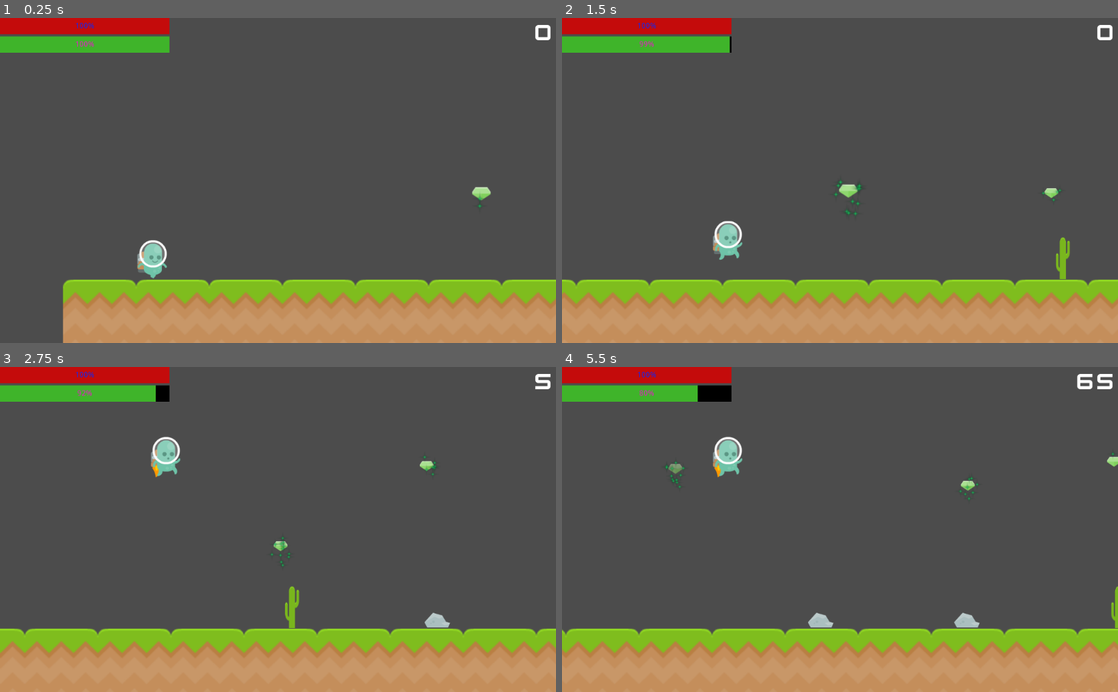
Above: before the commit, frames 1-4 (two rows, left to right).
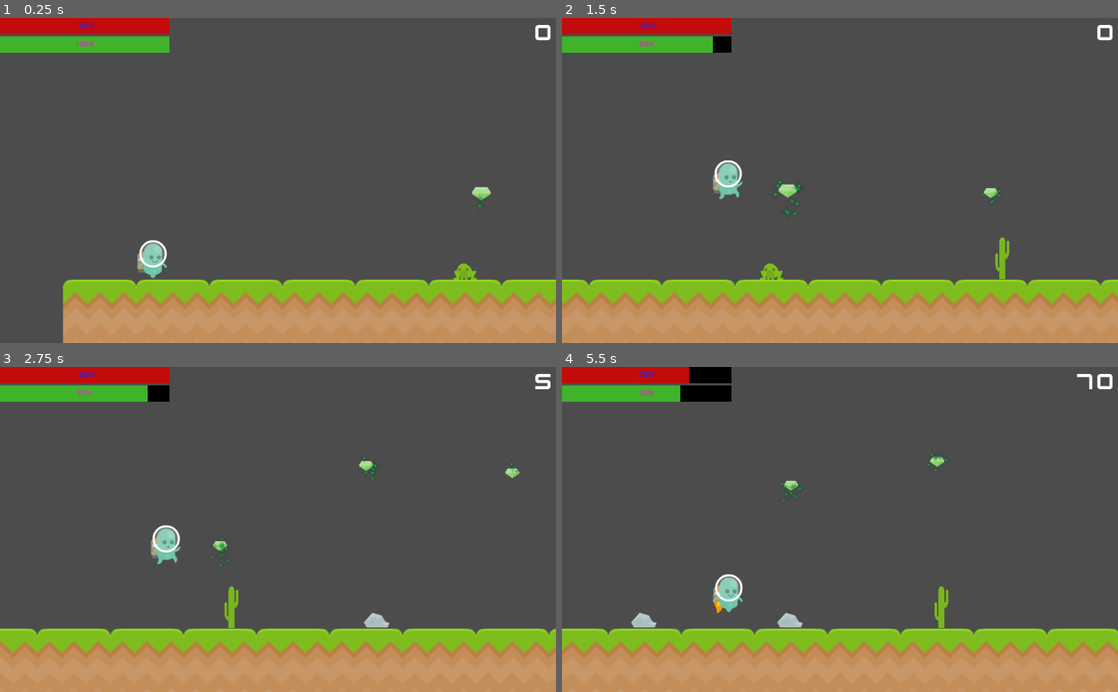
Above: after the commit, the same moments.

Repository: MarianoRamborger/Small
Game: Godot game, scene res://Scenes/Main.tscn
Same seed, same stepped clock (60 frames per second), same inputs: the game is played once before the commit and once after it.
Inputs:
- Up to frame 1 (0.25 s): no input
- Up to frame 2 (1.5 s): hold Keypad 0 (Jump) 0.53-1.28 s; hold D (Right, bound only after the commit) from 0.53 s (still down); tap Keypad 0 (Jump) at 1.35 s
- Up to frame 3 (2.75 s): tap Keypad 0 (Jump) at 1.52, 1.82 s; release D (Right, bound only after the commit) at 2.03 s; hold Keypad 0 (Jump) from 2.03 s (still down)
- Up to frame 4 (5.5 s): release Keypad 0 (Jump) at 2.78 s; hold D (Right, bound only after the commit) 2.78-4.28 s; tap Keypad 0 (Jump) at 2.85, 3.02, 3.32, 4.35, 4.52, 4.82 s; hold Keypad 0 (Jump) 3.53-4.28 s; hold D (Right, bound only after the commit) from 5.03 s (still down); hold Keypad 0 (Jump) from 5.03 s (still down)

The runs differ from the first frame. In frame 1, 0.2% of the frame differs, in the area x 81-86%, y 75-81%; in frame 2, 4.8%; in frame 3, 4.8%; in frame 4, 5.2%, in the area x 0-100%, y 0-89%.

Commit message:
rudimentary frog

Diff:
--- a/Prefabs/Enemies/Hazards/Cactus/Cactus.tscn
+++ b/Prefabs/Enemies/Hazards/Cactus/Cactus.tscn
@@ -7,6 +7,7 @@
 extents = Vector2( 14.2857, 480.714 )
 
 [node name="Area2D" instance=ExtResource( 2 )]
+collision_layer = 0
 points = 35
 
 [node name="Sprite" parent="." index="1"]
--- a/Prefabs/Enemies/Hazards/Rock/Rock.tscn
+++ b/Prefabs/Enemies/Hazards/Rock/Rock.tscn
@@ -17,7 +17,6 @@
 [node name="CollisionShape2D" type="CollisionShape2D" parent="."]
 visible = false
 position = Vector2( -8.51495e-07, 14.1429 )
-scale = Vector2( 1, 1 )
 shape = SubResource( 2 )
 disabled = true
 
@@ -25,11 +24,9 @@
 texture = ExtResource( 1 )
 
 [node name="CollisionPolygon2D" type="CollisionPolygon2D" parent="."]
-scale = Vector2( 1, 1 )
 polygon = PoolVector2Array( 31.4286, 34.2857, 34.2857, 22.8571, 34.2857, 20, 25.7143, 20, 14.2857, 2.85714, -11.4286, -5.71429, -34.2857, 20, -25.7143, 34.2857 )
 
 [node name="PointsArea" type="Area2D" parent="."]
-scale = Vector2( 1, 1 )
 
 [node name="CollisionShape2D" type="CollisionShape2D" parent="PointsArea"]
 position = Vector2( 51.4286, -445 )
--- /dev/null
+++ b/Prefabs/Enemies/Mobs/Frog/Frog.gd
@@ -0,0 +1,48 @@
+extends Node2D
+
+export var SPEED = 300
+export var jump_height = -300
+export var GRAVITY = 20
+const UP = Vector2(0,-1)
+var motion = Vector2(-SPEED,0)
+var attacking = false
+
+func _on_AttackTimer_timeout():
+	print("ATTACK")
+	$AttackBody/CollisionPolygon2D.disabled = false
+	$AttackBody/AttackBox.monitoring = true
+#	$AttackBody/DieBox.monitoring = true
+	$AttackBody/AnimatedSprite.play("leap")
+	attacking = true
+	position.y -= 50
+	motion.y = jump_height
+
+
+func _physics_process(delta):
+	if (attacking):
+		$AttackBody.move_and_slide(motion, UP)
+	apply_gravity()
+
+
+func apply_gravity():
+		if not $AttackBody.is_on_floor():
+			motion.y += GRAVITY
+		elif attacking:
+			motion.y = GRAVITY
+			$AttackBody/AnimatedSprite.play("default")
+			$AttackTimer.start()
+			attacking = false
+			$AttackBody/CollisionPolygon2D.disabled = true
+			$AttackBody/AttackBox.monitoring = false
+#			$AttackBody/DieBox.monitoring = false
+
+
+
+
+func _on_AttackBox_area_entered(area):
+	if area.name == "Player_Hitbox":
+		area.hurt(40)
+
+
+func _on_DieBox_area_entered(area):
+	pass
--- /dev/null
+++ b/Prefabs/Enemies/Mobs/Frog/Frog.tscn
@@ -0,0 +1,54 @@
+[gd_scene load_steps=5 format=2]
+
+[ext_resource path="res://Prefabs/Enemies/Mobs/Frog/frog_leap.png" type="Texture" id=1]
+[ext_resource path="res://Prefabs/Enemies/Mobs/Frog/frog.png" type="Texture" id=2]
+[ext_resource path="res://Prefabs/Enemies/Mobs/Frog/Frog.gd" type="Script" id=3]
+
+[sub_resource type="SpriteFrames" id=1]
+animations = [ {
+"frames": [ ExtResource( 2 ) ],
+"loop": true,
+"name": "default",
+"speed": 5.0
+}, {
+"frames": [ ExtResource( 1 ) ],
+"loop": true,
+"name": "leap",
+"speed": 5.0
+} ]
+
+[node name="Node2D" type="Node2D"]
+script = ExtResource( 3 )
+
+[node name="AttackBody" type="KinematicBody2D" parent="."]
+collision_layer = 0
+collision_mask = 20
+
+[node name="CollisionPolygon2D" type="CollisionPolygon2D" parent="AttackBody"]
+visible = false
+polygon = PoolVector2Array( 2, 5, 5, 3, 12, 9, 14, 20, 29, 20, 10, -1, 10, -12, -9, -25, -17, -25, -25, -19, -28, -11, -28, -2, -26, 0, -29, 5, -28, 7, -25, 7, -22, 3, -18, 6, -21, 9, -29, 17, -28, 20, -14, 20, -13, 7, -11, 19, -6, 19, 5, 19 )
+disabled = true
+
+[node name="AnimatedSprite" type="AnimatedSprite" parent="AttackBody"]
+frames = SubResource( 1 )
+playing = true
+
+[node name="AttackBox" type="Area2D" parent="AttackBody"]
+monitoring = false
+
+[node name="CollisionPolygon2D" type="CollisionPolygon2D" parent="AttackBody/AttackBox"]
+polygon = PoolVector2Array( -29, -14, -32, -6, -29, 2, -32, 8, -27, 11, -22, 8, -22, 14, -16, 14, -11, 10, 3, 13, 5, 27, 12, 29, 16, 22, 23, 26, 31, 23, 30, 17, 13, -2, 12, -6 )
+
+[node name="DieBox" type="Area2D" parent="AttackBody"]
+
+[node name="CollisionPolygon2D" type="CollisionPolygon2D" parent="AttackBody/DieBox"]
+polygon = PoolVector2Array( -29, -15, 12, -7, 12, -10, 10, -14, 5, -18, 3, -19, 2, -19, -8, -27, -16, -27, -21, -25, -25, -22 )
+
+[node name="AttackTimer" type="Timer" parent="."]
+wait_time = 2.0
+one_shot = true
+autostart = true
+
+[connection signal="area_entered" from="AttackBody/AttackBox" to="." method="_on_AttackBox_area_entered"]
+[connection signal="area_entered" from="AttackBody/DieBox" to="." method="_on_DieBox_area_entered"]
+[connection signal="timeout" from="AttackTimer" to="." method="_on_AttackTimer_timeout"]
--- a/Prefabs/Player/Player.tscn
+++ b/Prefabs/Player/Player.tscn
@@ -15,6 +15,7 @@
 [ext_resource path="res://Prefabs/Player/Sprites/jetpack/torch.png" type="Texture" id=13]
 [ext_resource path="res://Prefabs/Player/Sprites/jetpack/tochLit2.png" type="Texture" id=14]
 [ext_resource path="res://Prefabs/Player/Sprites/jetpack/tochLit.png" type="Texture" id=15]
+[ext_resource path="res://Prefabs/Player/Sprites/p1_hurt.png" type="Texture" id=16]
 
 [sub_resource type="SpriteFrames" id=1]
 animations = [ {
@@ -28,6 +29,11 @@
 "name": "jump",
 "speed": 5.0
 }, {
+"frames": [ ExtResource( 16 ) ],
+"loop": true,
+"name": "hurt",
+"speed": 5.0
+}, {
 "frames": [ ExtResource( 2 ), ExtResource( 7 ), ExtResource( 8 ), ExtResource( 3 ), ExtResource( 6 ), ExtResource( 9 ), ExtResource( 4 ), ExtResource( 5 ) ],
 "loop": true,
 "name": "run",
@@ -36,16 +42,94 @@
 
 [sub_resource type="SpriteFrames" id=4]
 animations = [ {
+"frames": [ ExtResource( 13 ) ],
+"loop": true,
+"name": "off",
+"speed": 5.0
+}, {
 "frames": [ ExtResource( 15 ), ExtResource( 14 ) ],
 "loop": true,
 "name": "on",
 "speed": 10.0
-}, {
-"frames": [ ExtResource( 13 ) ],
-"loop": true,
-"name": "off",
-"speed": 5.0
 } ]
+
+[sub_resource type="Animation" id=5]
+resource_name = "default"
+
+[sub_resource type="Animation" id=6]
+resource_name = "jetpack_boost"
+length = 0.5
+step = 0.25
+tracks/0/type = "value"
+tracks/0/path = NodePath("AnimatedSprite/Jetpack:rotation_degrees")
+tracks/0/interp = 1
+tracks/0/loop_wrap = true
+tracks/0/imported = false
+tracks/0/enabled = true
+tracks/0/keys = {
+"times": PoolRealArray( 0, 0.25, 0.5 ),
+"transitions": PoolRealArray( 1, 1, 1 ),
+"update": 0,
+"values": [ 25.0, 12.5, 0.0 ]
+}
+tracks/1/type = "value"
+tracks/1/path = NodePath("AnimatedSprite/Jetpack:animation")
+tracks/1/interp = 1
+tracks/1/loop_wrap = true
+tracks/1/imported = false
+tracks/1/enabled = true
+tracks/1/keys = {
+"times": PoolRealArray( 0, 0.25 ),
+"transitions": PoolRealArray( 1, 1 ),
+"update": 1,
+"values": [ "on", "on" ]
+}
+tracks/2/type = "method"
+tracks/2/path = NodePath(".")
+tracks/2/interp = 1
+tracks/2/loop_wrap = true
+tracks/2/imported = false
+tracks/2/enabled = true
+tracks/2/keys = {
+"times": PoolRealArray( 0.5 ),
+"transitions": PoolRealArray( 1 ),
+"values": [ {
+"args": [  ],
+"method": "end_jetpack_boost"
+} ]
+}
+
+[sub_resource type="Animation" id=7]
+resource_name = "default"
+tracks/0/type = "value"
+tracks/0/path = NodePath(".:visible")
+tracks/0/interp = 1
+tracks/0/loop_wrap = true
+tracks/0/imported = false
+tracks/0/enabled = true
+tracks/0/keys = {
+"times": PoolRealArray( 0 ),
+"transitions": PoolRealArray( 1 ),
+"update": 1,
+"values": [ true ]
+}
+
+[sub_resource type="Animation" id=8]
+resource_name = "invincible"
+length = 1.3
+step = 0.3
+tracks/0/type = "value"
+tracks/0/path = NodePath(".:self_modulate")
+tracks/0/interp = 1
+tracks/0/loop_wrap = true
+tracks/0/imported = false
+tracks/0/enabled = true
+tracks/0/keys = {
+"times": PoolRealArray( 0, 0.3, 0.6, 0.9, 1.2, 1.201 ),
+"transitions": PoolRealArray( 1e-05, 6.54158e-05, 0.000191549, 0.00296039, 1, 1 ),
+"update": 0,
+"values": [ Color( 1, 1, 1, 1 ), Color( 1, 1, 1, 0.482353 ), Color( 1, 1, 1, 1 ), Color( 1, 1, 1, 0.482353 ), Color( 1, 1, 1, 1 ), Color( 1, 1, 1, 1 ) ]
+}
 
 [sub_resource type="CapsuleShape2D" id=2]
 radius = 42.0
@@ -60,7 +144,6 @@
 
 [node name="AnimatedSprite" type="AnimatedSprite" parent="."]
 frames = SubResource( 1 )
-animation = "jump"
 playing = true
 
 [node name="Jetpack" type="AnimatedSprite" parent="AnimatedSprite"]
@@ -70,6 +153,16 @@
 animation = "off"
 playing = true
 flip_v = true
+
+[node name="JetpackAnimation" type="AnimationPlayer" parent="AnimatedSprite/Jetpack"]
+root_node = NodePath("../../..")
+autoplay = "default"
+anims/default = SubResource( 5 )
+anims/jetpack_boost = SubResource( 6 )
+
+[node name="PlayerAnimation" type="AnimationPlayer" parent="AnimatedSprite"]
+anims/default = SubResource( 7 )
+anims/invincible = SubResource( 8 )
 
 [node name="CollisionShape2D" type="CollisionShape2D" parent="."]
 visible = false
@@ -86,8 +179,13 @@
 drag_margin_top = 1.0
 
 [node name="Player_Hitbox" type="Area2D" parent="."]
+collision_mask = 6
 script = ExtResource( 12 )
 
 [node name="CollisionShape2D" type="CollisionShape2D" parent="Player_Hitbox"]
 visible = false
 shape = SubResource( 3 )
+
+[node name="InvincibilityTimer" type="Timer" parent="Player_Hitbox"]
+
+[connection signal="timeout" from="Player_Hitbox/InvincibilityTimer" to="Player_Hitbox" method="_on_InvincibilityTimer_timeout"]
--- a/Prefabs/Player/PlayerBody.gd
+++ b/Prefabs/Player/PlayerBody.gd
@@ -5,6 +5,7 @@
 const WORLD_LIMIT = 10000 #BAJAR
 const UP = Vector2(0,-1)
 var motion = Vector2(SPEED,0)
+var hurting = false
 
 
 export var hp = 100
@@ -15,19 +16,21 @@
 export var jetpack_stamina = 500
 export var max_jetpack_stamina = 500
 var falling =  false
-var canJump = false
 var jumping = false
+var jetpack_boost_speed = 0
+var boosting = false
 
 func _ready():
 	$AnimatedSprite.play('default')
 
 
 func _physics_process(delta):
-	motion.x = SPEED
+	motion.x = SPEED + jetpack_boost_speed
 	apply_gravity()
 	handle_movement()
 	jump()
 	animate()
+	set_jetpack_boost()
 	move_and_slide(motion, UP)
 	on_floor_collision()
 	get_tree().call_group("Game_UI", "update_ui", hp, jetpack_stamina)
@@ -36,7 +39,6 @@
 
 
 func apply_gravity():
-#	if !jumping:
 		if !is_on_floor():
 			motion.y += GRAVITY
 		else:
@@ -44,7 +46,9 @@
 
 
 func animate():
-	if is_on_floor():
+	if hurting:
+		$AnimatedSprite.play('hurt')
+	elif is_on_floor():
 		$AnimatedSprite.play('run')
 
 func handle_movement():
@@ -62,23 +66,49 @@
 
 #Jump gradual, mario-like
 func jump():
-	if Input.is_action_just_released("Jump"):
-		falling = true
-		jump_stamina = 0
-		$AnimatedSprite/Jetpack.play('off')
+	if !boosting:
+		if Input.is_action_just_released("Jump"):
+			falling = true
+			jump_stamina = 0
+			$AnimatedSprite/Jetpack.play('off')
 
-	elif Input.is_action_pressed("Jump") and jump_stamina > 0:
-		position.y -= 5
-		motion.y -= 150
-		jump_stamina -= 25
-		jumping = true
-		$AnimatedSprite.play('jump')
+		elif Input.is_action_pressed("Jump") and jump_stamina > 0:
+			position.y -= 5
+			motion.y -= 150
+			jump_stamina -= 25
+			jumping = true
+			$AnimatedSprite.play('jump')
 
 
-	elif Input.is_action_pressed("Jump") and jetpack_stamina > 0 and falling:
-		position.y -= 5
-		motion.y -=  21
-		jetpack_stamina -= 1
-		jumping = true
-		$AnimatedSprite.play('jump')
-		$AnimatedSprite/Jetpack.play('on')
+		elif Input.is_action_pressed("Jump") and jetpack_stamina > 0 and falling:
+			position.y -= 5
+			motion.y -=  21
+			update_jetpack_stamina(-1)
+			jumping = true
+			$AnimatedSprite.play('jump')
+			$AnimatedSprite/Jetpack.play('on')
+
+
+
+func update_jetpack_stamina(change):
+	var newStamina = jetpack_stamina + change
+	if newStamina <= 0:
+		newStamina = 0
+	elif newStamina >= max_jetpack_stamina:
+		newStamina = max_jetpack_stamina
+	jetpack_stamina = newStamina
+
+
+func set_jetpack_boost():
+	if Input.is_action_just_pressed("Right") and jetpack_stamina >= 25:
+			update_jetpack_stamina(-50)
+			boosting = true
+			$AnimatedSprite/Jetpack/JetpackAnimation.play("jetpack_boost")
+			motion.y = -300
+			jetpack_boost_speed = 150
+
+
+func end_jetpack_boost():
+	$AnimatedSprite/Jetpack/JetpackAnimation.play("default")
+	boosting = false
+	jetpack_boost_speed = 0
--- a/Prefabs/Player/PlayerHitbox.gd
+++ b/Prefabs/Player/PlayerHitbox.gd
@@ -1,10 +1,20 @@
 extends Area2D
 
 onready var parent = get_parent()
-
+onready var playerAnimation = get_parent().get_node("AnimatedSprite/PlayerAnimation")
+var invincible = false
 
 func hurt(dmg = 25):
-		parent.hp -= dmg
+		if !invincible:
+			parent.hp -= dmg
+			set_invincibility()
+			$InvincibilityTimer.start()
+			parent.hurting = true
+			playerAnimation.play("invincible")
+			parent.motion.y = -400
+			parent.position.y -= 20
+			parent.move_and_slide(parent.motion,parent.UP)
+
 
 func update_fuel(fuel = 25):
 		parent.jetpack_stamina += fuel
@@ -12,3 +22,11 @@
 				parent.jetpack_stamina = parent.max_jetpack_stamina
 		elif parent.jetpack_stamina < 0:
 			parent.jetpack_stamina = 0
+
+func set_invincibility():
+	invincible = true
+
+func _on_InvincibilityTimer_timeout():
+	playerAnimation.play("default")
+	invincible = false
+	parent.hurting = false
--- a/Scenes/Main.tscn
+++ b/Scenes/Main.tscn
@@ -9,6 +9,7 @@
 [ext_resource path="res://Prefabs/Items/Fuel/Fuel.tscn" type="PackedScene" id=7]
 [ext_resource path="res://Scenes/Builders And Factories/HazardsFactory.gd" type="Script" id=8]
 [ext_resource path="res://Scenes/Builders And Factories/ItemsFactory.gd" type="Script" id=9]
+[ext_resource path="res://Prefabs/Enemies/Mobs/Frog/Frog.tscn" type="PackedScene" id=10]
 
 [sub_resource type="RectangleShape2D" id=1]
 extents = Vector2( 358, 1431.5 )
@@ -78,6 +79,11 @@
 [node name="Fuel (Small)" parent="Items" instance=ExtResource( 7 )]
 position = Vector2( 914, -287 )
 
+[node name="Enemies" type="Node2D" parent="."]
+
+[node name="Node2D" parent="Enemies" instance=ExtResource( 10 )]
+position = Vector2( 875, -107 )
+
 [connection signal="screen_entered" from="WorldBuilder/VisibilityNotifier2D" to="WorldBuilder" method="_on_VisibilityNotifier2D_screen_entered"]
 [connection signal="screen_exited" from="WorldBuilder/VisibilityNotifier2D" to="WorldBuilder" method="_on_VisibilityNotifier2D_screen_exited"]
 [connection signal="area_entered" from="TerrainEraser/EraserArea" to="TerrainEraser/EraserArea" method="_on_EraserArea_area_entered"]
--- a/project.godot
+++ b/project.godot
@@ -23,6 +23,19 @@
 Jump={
 "deadzone": 0.5,
 "events": [ Object(InputEventKey,"resource_local_to_scene":false,"resource_name":"","device":0,"alt":false,"shift":false,"control":false,"meta":false,"command":false,"pressed":false,"scancode":16777350,"physical_scancode":0,"unicode":0,"echo":false,"script":null)
+, Object(InputEventKey,"resource_local_to_scene":false,"resource_name":"","device":0,"alt":false,"shift":false,"control":false,"meta":false,"command":false,"pressed":false,"scancode":32,"physical_scancode":0,"unicode":0,"echo":false,"script":null)
+ ]
+}
+Left={
+"deadzone": 0.5,
+"events": [ Object(InputEventKey,"resource_local_to_scene":false,"resource_name":"","device":0,"alt":false,"shift":false,"control":false,"meta":false,"command":false,"pressed":false,"scancode":16777231,"physical_scancode":0,"unicode":0,"echo":false,"script":null)
+, Object(InputEventKey,"resource_local_to_scene":false,"resource_name":"","device":0,"alt":false,"shift":false,"control":false,"meta":false,"command":false,"pressed":false,"scancode":65,"physical_scancode":0,"unicode":0,"echo":false,"script":null)
+ ]
+}
+Right={
+"deadzone": 0.5,
+"events": [ Object(InputEventKey,"resource_local_to_scene":false,"resource_name":"","device":0,"alt":false,"shift":false,"control":false,"meta":false,"command":false,"pressed":false,"scancode":68,"physical_scancode":0,"unicode":0,"echo":false,"script":null)
+, Object(InputEventKey,"resource_local_to_scene":false,"resource_name":"","device":0,"alt":false,"shift":false,"control":false,"meta":false,"command":false,"pressed":false,"scancode":16777233,"physical_scancode":0,"unicode":0,"echo":false,"script":null)
  ]
 }
 
@@ -31,6 +44,8 @@
 2d_physics/layer_1="Player"
 2d_physics/layer_2="Enemies"
 2d_physics/layer_3="Terrain"
+2d_physics/layer_4="Items"
+2d_physics/layer_5="Ethereals"
 
 [physics]
 
Not shown, changed: .mono/metadata/ide_messaging_meta.txt
Binary file added: Prefabs/Enemies/Mobs/Frog/frog.png
Not shown, added: Prefabs/Enemies/Mobs/Frog/frog.png.import
Binary file added: Prefabs/Enemies/Mobs/Frog/frog_dead.png
Not shown, added: Prefabs/Enemies/Mobs/Frog/frog_dead.png.import
Binary file added: Prefabs/Enemies/Mobs/Frog/frog_hit.png
Not shown, added: Prefabs/Enemies/Mobs/Frog/frog_hit.png.import
Binary file added: Prefabs/Enemies/Mobs/Frog/frog_leap.png
Not shown, added: Prefabs/Enemies/Mobs/Frog/frog_leap.png.import
Not shown: 1 places in Prefabs/Player/Player.tscn that only renumber resources
Binary file added: Prefabs/snakeLava.png
Not shown, added: Prefabs/snakeLava.png.import
(and 3 more such lines)
